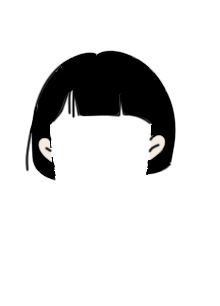
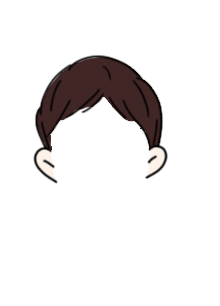
Layer changes from the first 220 × 306 image to the second:
hid group "xue'sheng" (2 layers) over <box>25,50,177,182</box>
showed group "短发" (5 layers) over <box>33,54,169,184</box>
